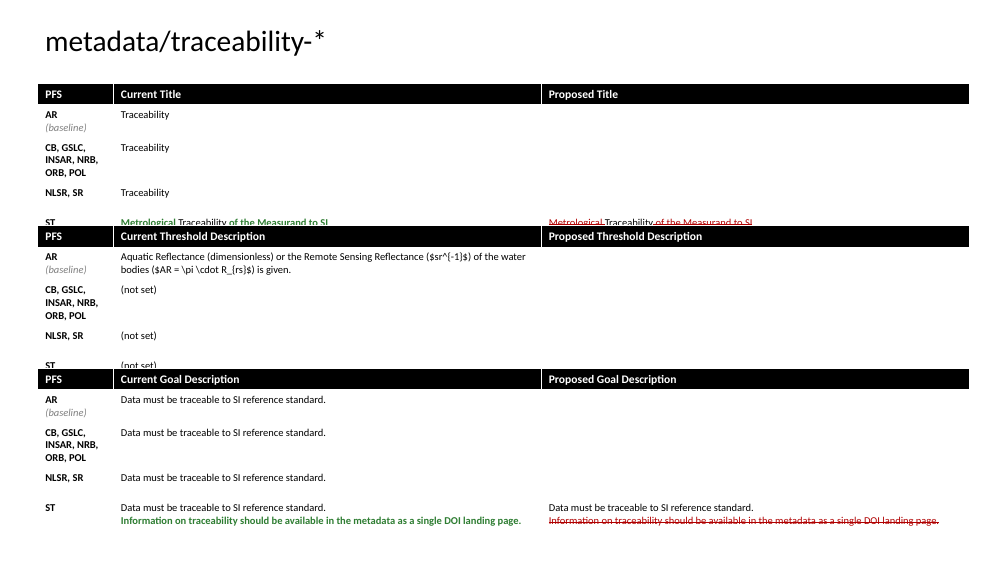
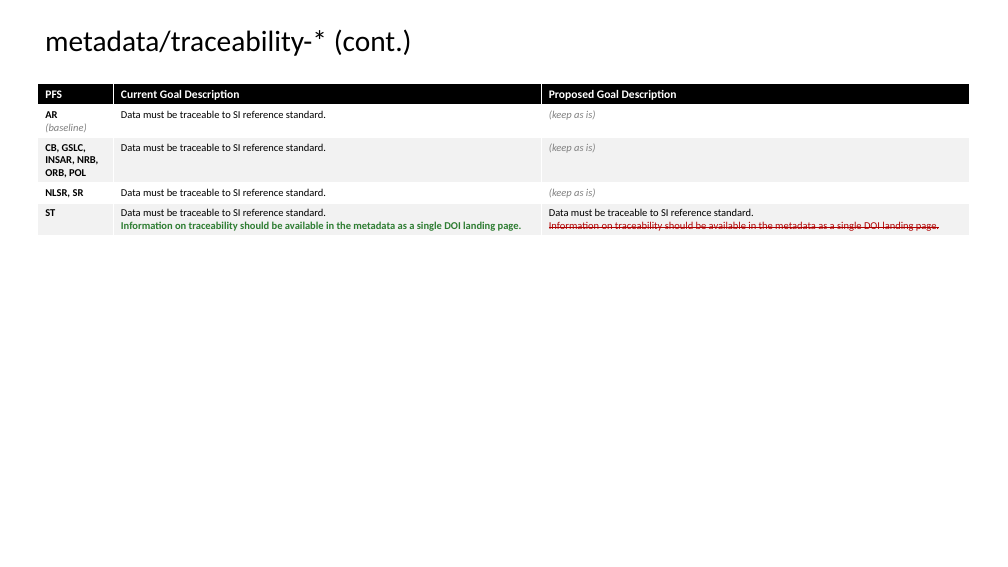
Before and after one commit to ceos-org/ceos-ard, a slide deck: slide 62 of differences.pptx. Drawn at 1008x567 pixels with LibreOffice and Linux fonts; fonts in the diff are those of the drawing. Boxes give left, top, right and bottom in pixels: in the first picture for what was removed or moved away, otherwise in the second. Text is boxed around its words. In the diff, an @@ line names an element or a change of style, - is before the commit and + after.

```diff
--- a/differences.pptx
+++ b/differences.pptx
@@ text at (x1=45, y1=29, x2=412, y2=56): text changed @@
-metadata/traceability-*
+metadata/traceability-* (cont.)
@@ table at (x1=38, y1=83, x2=969, y2=235) @@
-row 1, column 2: Current Title
+row 1, column 2: Current Goal Description
-row 1, column 3: Proposed Title
+row 1, column 3: Proposed Goal Description
-row 2, column 2: Traceability
+row 2, column 2: Data must be traceable to SI reference standard.
-row 2, column 3: 
+row 2, column 3: (keep as is)
-row 3, column 2: Traceability
+row 3, column 2: Data must be traceable to SI reference standard.
-row 3, column 3: 
+row 3, column 3: (keep as is)
-row 4, column 2: Traceability
+row 4, column 2: Data must be traceable to SI reference standard.
-row 4, column 3: 
+row 4, column 3: (keep as is)
-row 5, column 2: Metrological Traceability of the Measurand to SI
+row 5, column 2: Data must be traceable to SI reference standard. / Information on traceability should be available in the metadata as a single DOI landing page.
-row 5, column 3: Metrological Traceability of the Measurand to SI
+row 5, column 3: Data must be traceable to SI reference standard. / Information on traceability should be available in the metadata as a single DOI landing page.
@@ fill #FFFFFF to #F2F2F2 in 6 cells @@
@@ table removed at (x1=38, y1=225, x2=969, y2=528), 5 rows, 3 columns @@
-PFS | Current Threshold Description | Proposed Threshold Description
-AR / (baseline) | Aquatic Reflectance (dimensionless) or the Remote Sensing Reflectance ($sr^{-1}$) of the water bodies ($AR = \pi \cdot R_{rs}$) is given. | 
-CB, GSLC, INSAR, NRB, ORB, POL | (not set) | 
-NLSR, SR | (not set) | 
-ST | (not set) | 
@@ table removed at (x1=38, y1=368, x2=969, y2=530), 5 rows, 3 columns @@
-PFS | Current Goal Description | Proposed Goal Description
-AR / (baseline) | Data must be traceable to SI reference standard. | 
-CB, GSLC, INSAR, NRB, ORB, POL | Data must be traceable to SI reference standard. | 
-NLSR, SR | Data must be traceable to SI reference standard. | 
-ST | Data must be traceable to SI reference standard. / Information on traceability should be available in the metadata as a single DOI landing page. | Data must be traceable to SI reference standard. / Information on traceability should be available in the metadata as a single DOI landing page.
```
Also in this commit, not shown: 69 other slides changed, 6 slides added, 8 slides removed, 3 other files.
